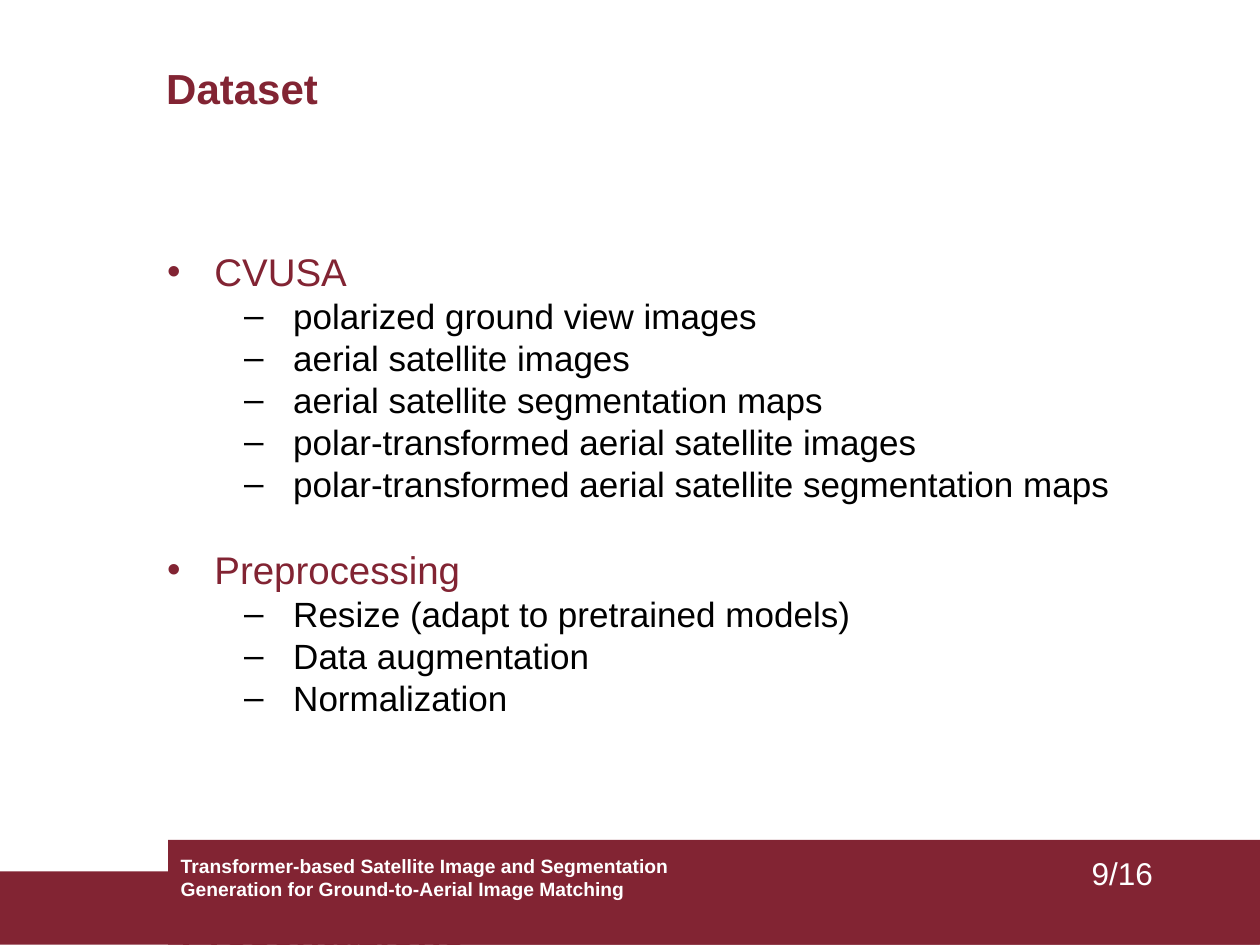
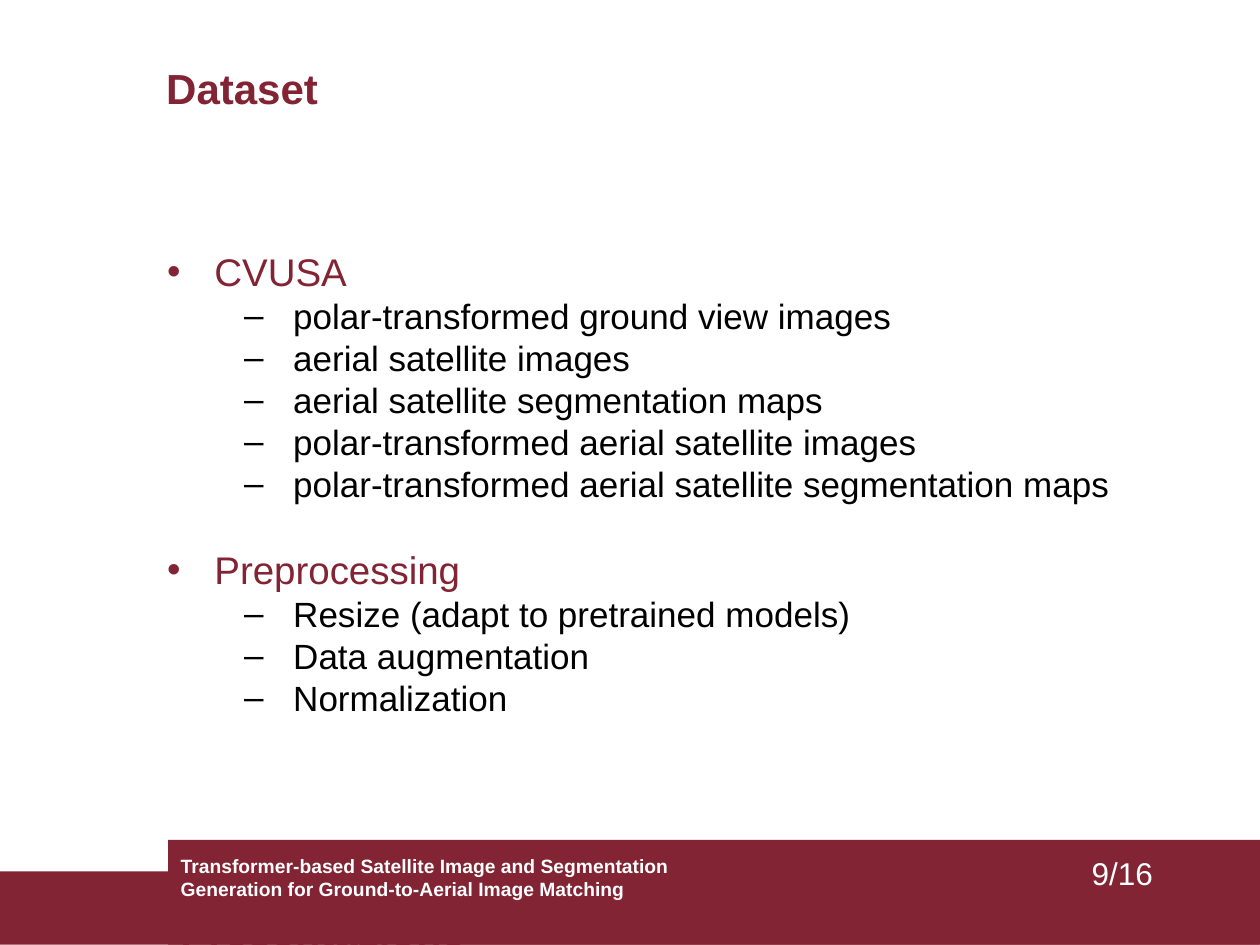
Before and after one commit to LorenzoCiappetta/CV_Project, a slide deck: slide 9 of presentation.pptx. Drawn at 1260x945 pixels with LibreOffice and Linux fonts; fonts in the diff are those of the drawing. Boxes give left, top, right and bottom in pixels: in the first picture for what was removed or moved away, otherwise in the second. Text is boxed around its words. In the diff, an @@ line names an element or a change of style, - is before the commit and + after.

Commit message:
small fix in presentation slides

```diff
--- a/presentation.pptx
+++ b/presentation.pptx
@@ text at box(293, 303, 891, 335): text changed @@
-  – polarized ground view images
+  – polar-transformed ground view images
```
Also in this commit, not shown: 1 other file.
